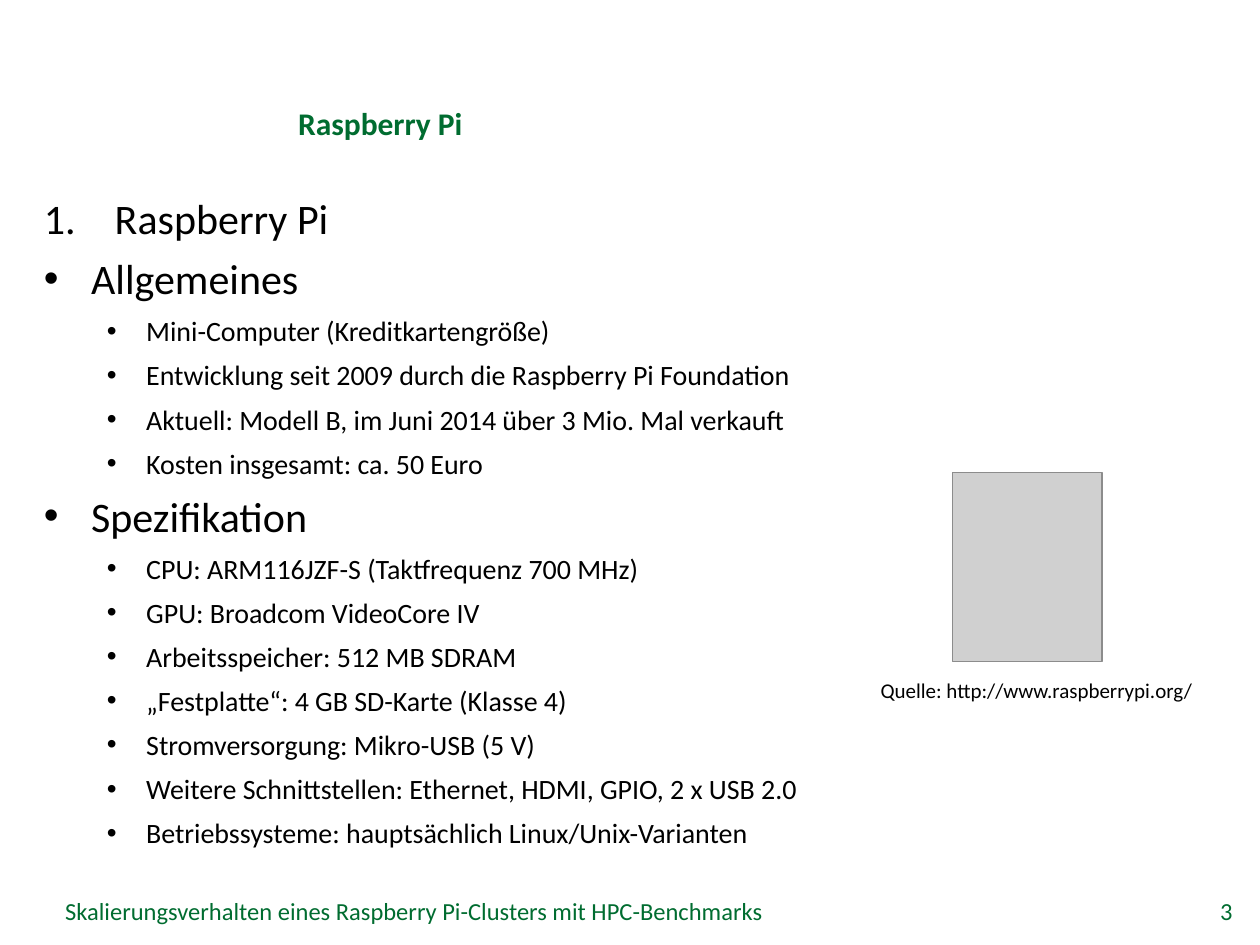
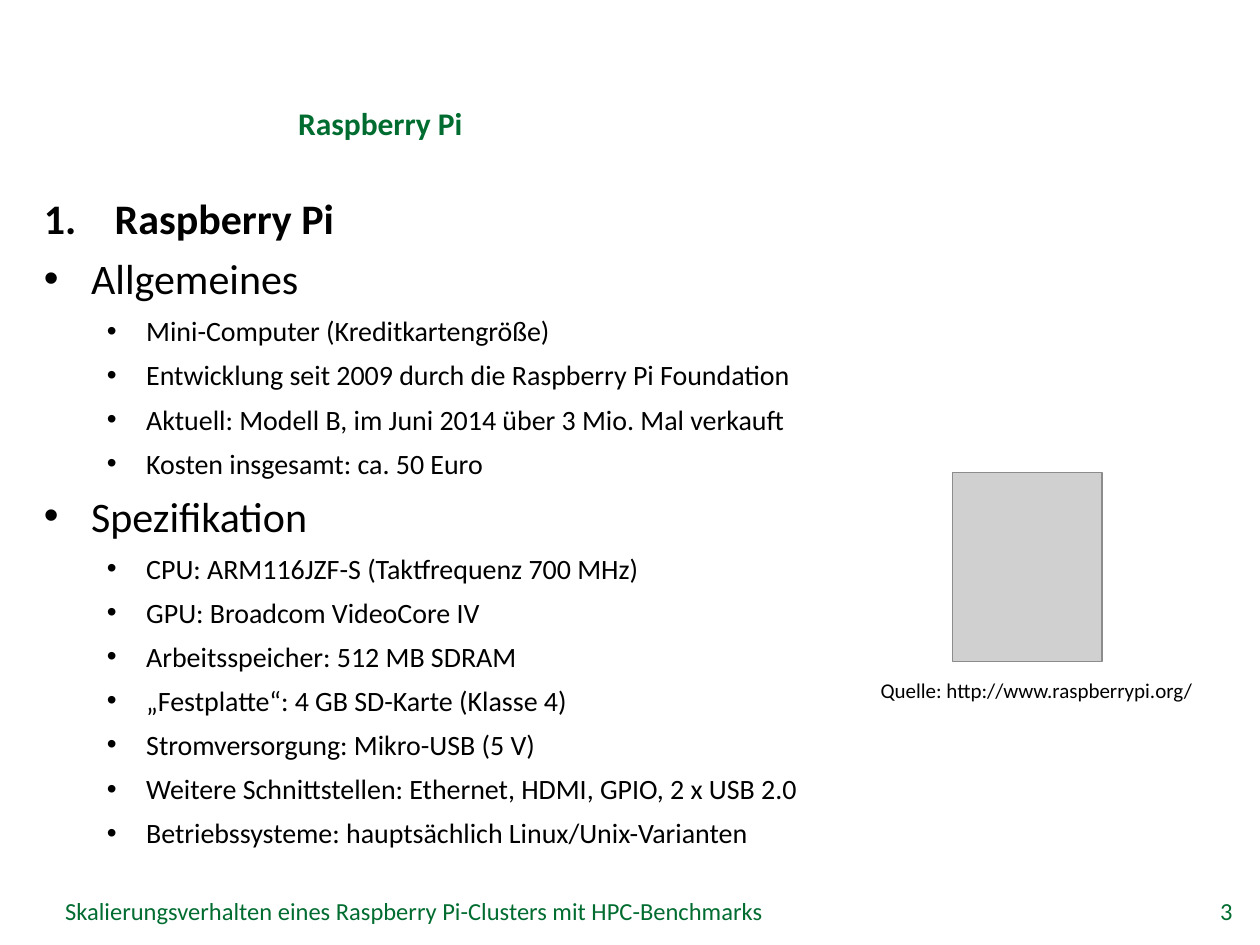
Before and after one commit to missgreenwood/bachelor-arbeit, a slide deck: slide 3 of Disputation/grei14.pptx. Drawn at 1260x945 pixels with LibreOffice and Linux fonts; fonts in the diff are those of the drawing; grey boxes stand for pictures; background and template pictures are left out. Boxes give left, top, right and bottom in pixels: in the first picture for what was removed or moved away, otherwise in the second. Text is boxed around its words. In the diff, an @@ line names an element or a change of style, - is before the commit and + after.

```diff
--- a/Disputation/grei14.pptx
+++ b/Disputation/grei14.pptx
@@ text at bbox=[115, 204, 334, 241]: bold on in "Raspberry Pi" @@
```
Also in this commit, not shown: 6 other slides changed, 14 slides added, 1 other file.
